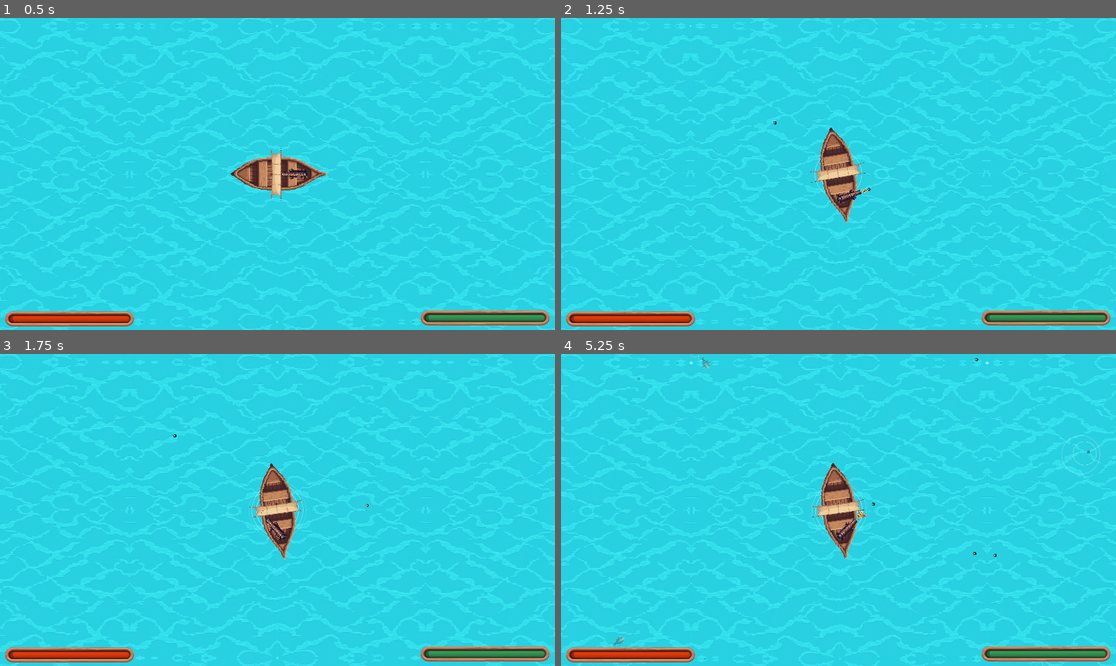
Above: before the commit, frames 1-4 (two rows, left to right).
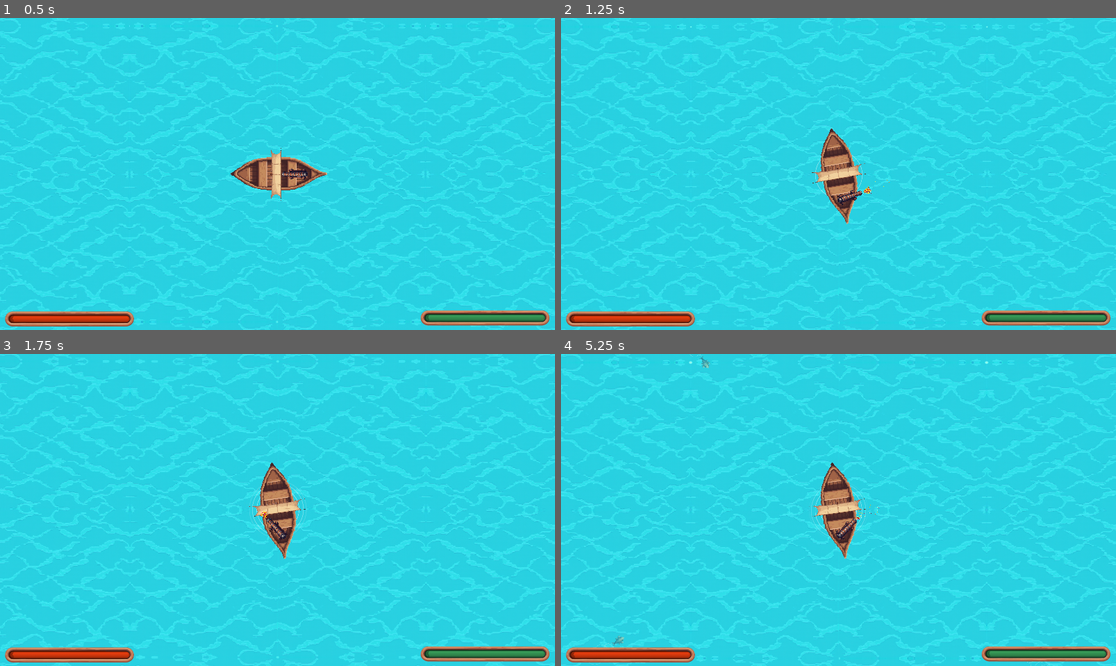
Above: after the commit, the same moments.

Repository: HephaistosForge/OceanDreamer
Game: Godot game, scene res://levels/main.tscn
The game is run twice, just before and just after one commit, with the same random seed, the same clock (stepped at 60 frames per second) and the same inputs. Sound files missing from this copy of the repository are replaced by a short silence.
Inputs (mouse positions are in pixels of both pictures, inside the frame that each line leads up to):
- Up to frame 1 (0.5 s): no input
- Up to frame 2 (1.25 s): move the mouse to (960, 158) at 0.52 s; hold D (turn_right) from 0.53 s (still down); hold Space (shoot) from 0.53 s (still down); click (960, 158) at 0.67 s
- Up to frame 3 (1.75 s): release D (turn_right) at 1.25 s; release Space (shoot) at 1.25 s; drag from (166, 525) to (210, 456) at 1.27 s
- Up to frame 4 (5.25 s): move the mouse to (894, 441) at 2.02 s; hold D (turn_right) 2.03-2.75 s; hold Space (shoot) 2.03-2.75 s; drag from (810, 572) to (1010, 475) at 2.77 s; move the mouse to (1005, 556) at 3.52 s; hold A (turn_left) 3.53-4.25 s; hold Space (shoot) 3.53-4.25 s; drag from (672, 463) to (938, 394) at 4.27 s; move the mouse to (866, 510) at 5.02 s; hold S (backward) from 5.03 s (still down); hold Space (shoot) from 5.03 s (still down); click (866, 510) at 5.17 s

Frame 1 is identical in both runs. In frame 2, 1.9% of the frame differs, in the area x 0-100%, y 0-100%; in frame 3, 1.8%; in frame 4, 1.2%.

Commit message:
implement spray and color from json

Diff:
--- a/entities/weapons/cannon.gd
+++ b/entities/weapons/cannon.gd
@@ -16,7 +16,7 @@
 @export var bounce_count: int = 0
 @export var pierce_count: int = 0
 @export var fragmentate_count: int = 0
-#@export var custom_modulate: Color = Color(255,255,255,255)
+@export var ball_modulate = Color.WHITE
 
 @onready var camera = get_tree().get_first_node_in_group("camera")
 
@@ -47,7 +47,7 @@
 	bounce_count = upgrade.fma("cannon_ball_bounce_count", bounce_count)
 	pierce_count = upgrade.fma("cannon_ball_pierce_count", pierce_count)
 	fragmentate_count = upgrade.fma("cannon_ball_fragmentate_count", fragmentate_count)
-	#custom_modulate = upgrade.fma("cannon_ball_modulate", custom_modulate)
+	ball_modulate.blend(upgrade.get_color())
 
 
 func _process(delta: float) -> void:
@@ -58,23 +58,36 @@
 		reload_timer.stop()
 		reloaded = false
 
-		for burst in burst_count:
+		shoot()
+
+		reload_timer.start()
+
+func shoot():
+	for burst in burst_count:
+		for spray in spray_count:
 			explosion_effect = EXPLOSION_SCENE.instantiate()
 			add_child(explosion_effect)
 			explosion_effect.translate(Vector2(150, 0))
 			explosion_effect.global_rotation = global_rotation + PI / 2
 			explosion_effect.emitting = true
 
-			var velocity_direction = Vector2(cos(global_rotation), sin(global_rotation))
+			var shot_angle = get_spray_angle(spray)
+
+			var velocity_direction = Vector2(cos(shot_angle), sin(shot_angle))
 			var _cannonball_velocity = velocity_direction * velocity + get_parent().velocity
 			var _cannonball_scale = Vector2.ONE * ball_size * global_scale
-			create_cannonball($SpawnAt.global_position, _cannonball_velocity, false, _cannonball_scale, damage, flight_range, fragmentate_count, bounce_count, pierce_count, Color(1,1,1,1), false)
+			create_cannonball($SpawnAt.global_position, _cannonball_velocity, \
+				false, _cannonball_scale, damage, flight_range, fragmentate_count, \
+				bounce_count, pierce_count, ball_modulate, false)
 
 			Audio.play("cannon_shoot")
 			camera.trigger_shake(0.5 * ball_size, 0.03, 1, global_rotation)
-			await get_tree().create_timer(burst_delay).timeout
+		await get_tree().create_timer(burst_delay).timeout
 
-		reload_timer.start()
+func get_spray_angle(spray: int):
+	var range = deg_to_rad(min(75.0, spray_count / 2.0 * 15))
+	var ratio = spray / float(spray_count-1)
+	return global_rotation - range + range * 2 * ratio
 
 
 func create_cannonball(_global_position, _velocity, _is_enemy, _scale, _damage, _seconds_flight_time, _fragmentate_count, _bounce_count, _pierce_count, _color, _grace_period_active) -> void:
--- a/entities/weapons/cannonball.gd
+++ b/entities/weapons/cannonball.gd
@@ -70,12 +70,16 @@
 		for i in fragmentate_count:
 			var randomizer_vec = Vector2(SPRAY_FACTOR_ARRAY[randi() % SPRAY_FACTOR_ARRAY.size()], SPRAY_FACTOR_ARRAY[randi() % SPRAY_FACTOR_ARRAY.size()])
 			var _cannonball_velocity = velocity * randomizer_vec
-			cannon.create_cannonball(position, _cannonball_velocity, false, scale * 0.5, damage * 0.25, init_seconds_flight_time, 0, 0, bounce_count - 1, Color(0, 2, 0, 1), true)
+			cannon.create_cannonball(position, _cannonball_velocity, false, \
+				scale * 0.5, damage * 0.25, init_seconds_flight_time, 0, 0,
+				bounce_count - 1, $Sprite.self_modulate, true)
 
 		if bounce_count > 0:
 			var randomizer_vec = Vector2(SPRAY_FACTOR_ARRAY[randi() % SPRAY_FACTOR_ARRAY.size()], SPRAY_FACTOR_ARRAY[randi() % SPRAY_FACTOR_ARRAY.size()])
 			var _cannonball_velocity = init_velocity * randomizer_vec
-			cannon.create_cannonball(position, _cannonball_velocity, false, scale, damage, init_seconds_flight_time, fragmentate_count, 0, bounce_count - 1, Color(2, 0, 0, 1), true)
+			cannon.create_cannonball(position, _cannonball_velocity, false, \
+				scale, damage, init_seconds_flight_time, fragmentate_count, 0, \
+				bounce_count - 1, $Sprite.self_modulate, true)
 
 		if pierce_count > 0:
 			pierce_count -= 1
--- a/upgrades/upgrade.gd
+++ b/upgrades/upgrade.gd
@@ -27,6 +27,12 @@
 func has(key: String) -> bool:
 	return upgrade.has(key)
 
+func get_color() -> Color:
+	var c = of("color")
+	if c == null:
+		return Color.WHITE
+	return Color(c[0], c[1], c[2], c[3])
+
 func fma(suffix: String, val: float):
 	if of("set_" + suffix) != null:
 		return of("set_" + suffix)
